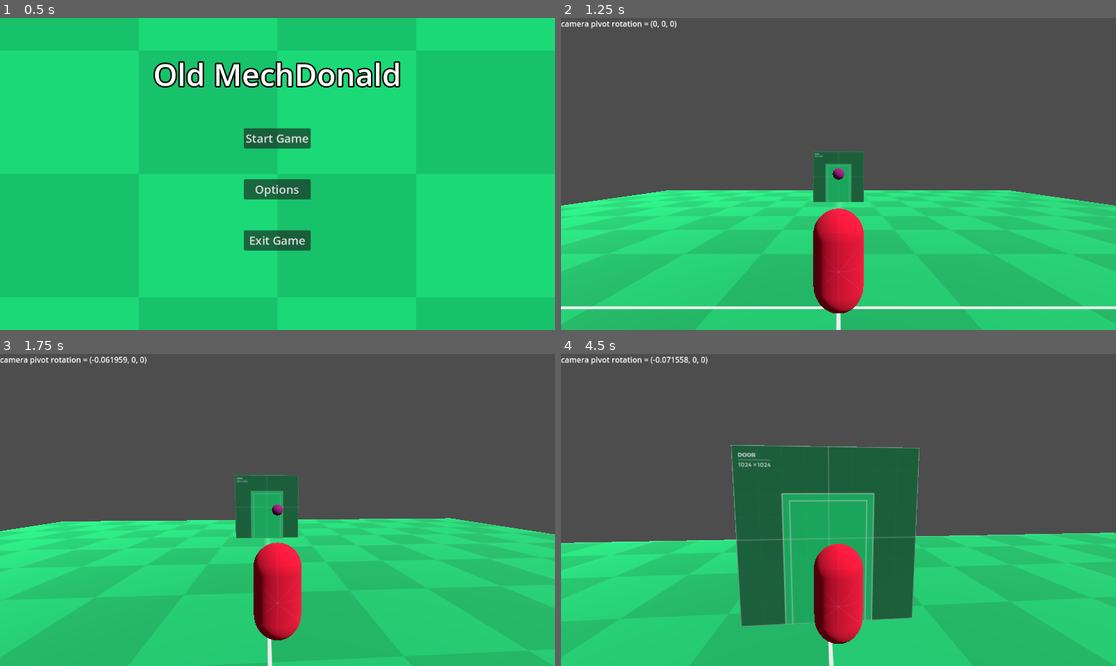
Above: before the commit, frames 1-4 (two rows, left to right).
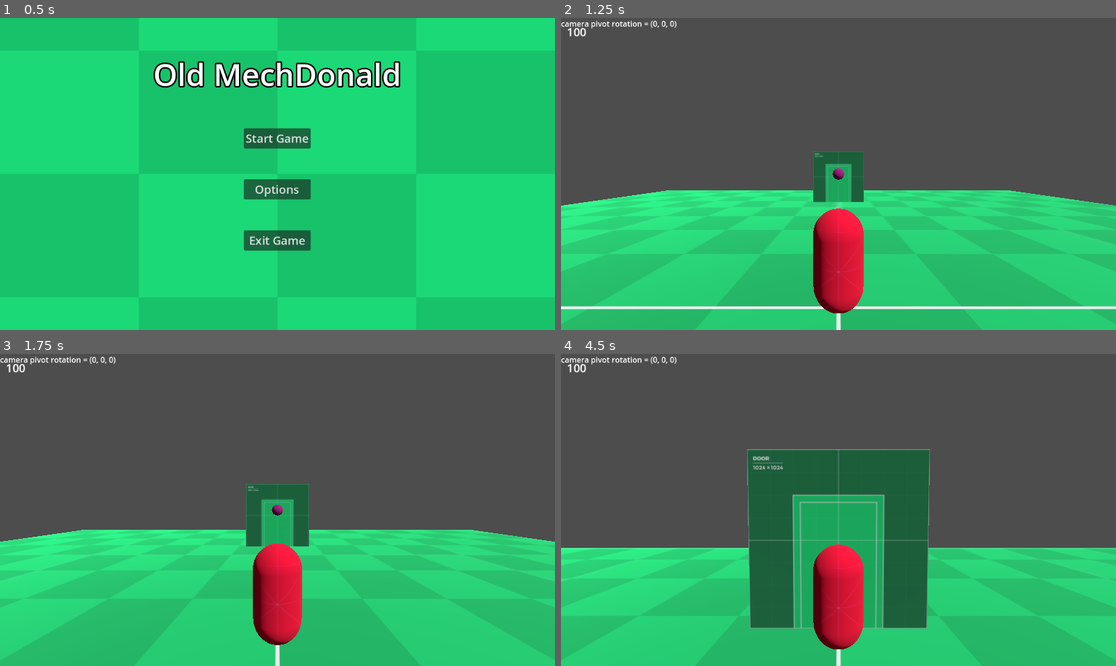
Above: after the commit, the same moments.

Repository: shinyPIKACHUx/GamJamJan2024
Game: Godot game, scene res://MainMenu/MainMenu.tscn
Same seed, same stepped clock (60 frames per second), same inputs: the game is played once before the commit and once after it.
Inputs (mouse positions are in pixels of both pictures, inside the frame that each line leads up to):
- Up to frame 1 (0.5 s): no input
- Up to frame 2 (1.25 s): click "Start Game" at 0.5 s
- Up to frame 3 (1.75 s): tap Enter (ui_accept) at 1.25 s; move the mouse to (305, 510) at 1.27 s; hold W (move_forward) from 1.28 s (still down); hold Shift (sprint) from 1.28 s (still down); tap Space (jump) at 1.52 s
- Up to frame 4 (4.5 s): keep holding W (move_forward); move the mouse to (810, 510) at 2.02 s; release Shift (sprint) at 2.03 s; tap Shift (sprint) at 2.1, 3.6 s; tap Space (jump) at 2.27, 3.77 s; move the mouse to (849, 503) at 2.77 s; hold Shift (sprint) 2.78-3.53 s; tap Enter (ui_accept) at 3.5, 4.25 s; move the mouse to (832, 516) at 3.52 s; move the mouse to (877, 513) at 4.27 s; hold Shift (sprint) from 4.28 s (still down)

Frame 1 is identical in both runs. In frame 2, less than 0.1% of the frame differs, in the area x 1-5%, y 3-7%; in frame 3, 8.6%; in frame 4, 11%, in the area x 0-100%, y 0-100%.

Commit message:
Removed Accessibility Options
Outside of Current Scope

Diff:
--- a/MechDonald/MainMenu/MainMenu.tscn
+++ b/MechDonald/MainMenu/MainMenu.tscn
@@ -94,5 +94,3 @@
 [node name="Options_Menu" parent="." instance=ExtResource("2_vy2ej")]
 visible = false
 layout_mode = 1
-
-[node name="MusicStreamPlayer" type="AudioStreamPlayer" parent="."]
--- a/MechDonald/Options Menu/settings_tab_container.tscn
+++ b/MechDonald/Options Menu/settings_tab_container.tscn
@@ -138,39 +138,3 @@
 layout_mode = 2
 theme_override_constants/separation = 12
 theme_override_styles/separator = SubResource("StyleBoxEmpty_yacyv")
-
-[node name="Accesibility" type="TabBar" parent="TabContainer"]
-visible = false
-layout_mode = 2
-
-[node name="MarginContainer" type="MarginContainer" parent="TabContainer/Accesibility"]
-layout_mode = 1
-anchors_preset = 15
-anchor_right = 1.0
-anchor_bottom = 1.0
-grow_horizontal = 2
-grow_vertical = 2
-theme_override_constants/margin_left = 24
-theme_override_constants/margin_top = 24
-theme_override_constants/margin_right = 24
-theme_override_constants/margin_bottom = 24
-
-[node name="VBoxContainer" type="VBoxContainer" parent="TabContainer/Accesibility/MarginContainer"]
-layout_mode = 2
-theme_override_constants/separation = 64
-alignment = 1
-
-[node name="Label" type="Label" parent="TabContainer/Accesibility/MarginContainer/VBoxContainer"]
-layout_mode = 2
-
-[node name="Label2" type="Label" parent="TabContainer/Accesibility/MarginContainer/VBoxContainer"]
-layout_mode = 2
-
-[node name="Label3" type="Label" parent="TabContainer/Accesibility/MarginContainer/VBoxContainer"]
-layout_mode = 2
-
-[node name="Label4" type="Label" parent="TabContainer/Accesibility/MarginContainer/VBoxContainer"]
-layout_mode = 2
-
-[node name="Label5" type="Label" parent="TabContainer/Accesibility/MarginContainer/VBoxContainer"]
-layout_mode = 2
--- a/MechDonald/Player/Player.gd
+++ b/MechDonald/Player/Player.gd
@@ -146,6 +146,8 @@
 func addXP(xp: float):
 	self.totalXP += xp
 
+func getXP():
+	return self.totalXP
 #func _cameraPivotbob(time) -> Vector3:
 	#var pos = Vector3.ZERO
 	#pos.y = sin(time * BOB_FREQ) * BOB_AMP
--- a/MechDonald/Player/Player.tscn
+++ b/MechDonald/Player/Player.tscn
@@ -1,8 +1,9 @@
-[gd_scene load_steps=10 format=3 uid="uid://cktom2idg5lta"]
+[gd_scene load_steps=11 format=3 uid="uid://cktom2idg5lta"]
 
 [ext_resource type="Script" path="res://Player/Player.gd" id="1_41el3"]
 [ext_resource type="Material" uid="uid://c7aj8ux5thu3n" path="res://Materials/Player_Test_Material.tres" id="2_6bwaj"]
 [ext_resource type="Script" path="res://Player/Camera.gd" id="3_ht4nx"]
+[ext_resource type="PackedScene" uid="uid://b2rr8u6hpnbev" path="res://UI/ui_control.tscn" id="4_q6qyf"]
 
 [sub_resource type="CapsuleMesh" id="CapsuleMesh_i2xu1"]
 
@@ -48,6 +49,10 @@
 offset_right = 40.0
 offset_bottom = 23.0
 
+[node name="UI_Container" type="CanvasLayer" parent="Camera3D"]
+
+[node name="UI_Control" parent="Camera3D/UI_Container" instance=ExtResource("4_q6qyf")]
+
 [node name="CameraPivot" type="Node3D" parent="."]
 transform = Transform3D(1, 0, 0, 0, 1, 0, 0, 0, 1, 0, 2.5, 0)
 
--- /dev/null
+++ b/MechDonald/UI/ui_control.gd
@@ -0,0 +1,12 @@
+class_name UIControl
+
+extends Control
+var player
+var xp_label : Label
+
+func _ready():
+	xp_label = $MarginContainer/VBoxContainer/XP_Label/Label
+	self.player = get_tree().get_nodes_in_group("Player")[0]
+
+func _process(delta):
+	xp_label.text = str(player.getXP())
--- /dev/null
+++ b/MechDonald/UI/ui_control.tscn
@@ -0,0 +1,38 @@
+[gd_scene load_steps=3 format=3 uid="uid://b2rr8u6hpnbev"]
+
+[ext_resource type="PackedScene" uid="uid://khsnif1cpw4j" path="res://UI/xp_label.tscn" id="1_avqmg"]
+[ext_resource type="Script" path="res://UI/ui_control.gd" id="1_n5kjh"]
+
+[node name="UI_Control" type="Control"]
+layout_mode = 3
+anchors_preset = 15
+anchor_right = 1.0
+anchor_bottom = 1.0
+grow_horizontal = 2
+grow_vertical = 2
+script = ExtResource("1_n5kjh")
+
+[node name="MarginContainer" type="MarginContainer" parent="."]
+layout_mode = 1
+anchors_preset = 15
+anchor_right = 1.0
+anchor_bottom = 1.0
+grow_horizontal = 2
+grow_vertical = 2
+theme_override_constants/margin_left = 12
+theme_override_constants/margin_top = 12
+theme_override_constants/margin_right = 12
+theme_override_constants/margin_bottom = 12
+
+[node name="VBoxContainer" type="VBoxContainer" parent="MarginContainer"]
+layout_mode = 2
+size_flags_horizontal = 0
+size_flags_vertical = 0
+
+[node name="XP_Label" parent="MarginContainer/VBoxContainer" instance=ExtResource("1_avqmg")]
+layout_mode = 2
+
+[node name="Label" parent="MarginContainer/VBoxContainer/XP_Label" index="0"]
+text = ""
+
+[editable path="MarginContainer/VBoxContainer/XP_Label"]
--- /dev/null
+++ b/MechDonald/UI/xp_label.tscn
@@ -0,0 +1,16 @@
+[gd_scene load_steps=2 format=3 uid="uid://khsnif1cpw4j"]
+
+[sub_resource type="SystemFont" id="SystemFont_rs8m1"]
+font_names = PackedStringArray("Impact")
+
+[node name="XP_Label" type="HBoxContainer"]
+offset_right = 39.0
+offset_bottom = 21.0
+
+[node name="Label" type="Label" parent="."]
+layout_mode = 2
+theme_override_fonts/font = SubResource("SystemFont_rs8m1")
+theme_override_font_sizes/font_size = 24
+text = "0000"
+horizontal_alignment = 1
+vertical_alignment = 2
Not shown: 1 places in MechDonald/Levels/Ash_Test_Level.tscn that only renumber resources
Not shown, added: MechDonald/UI/ui_B72E.tmp
